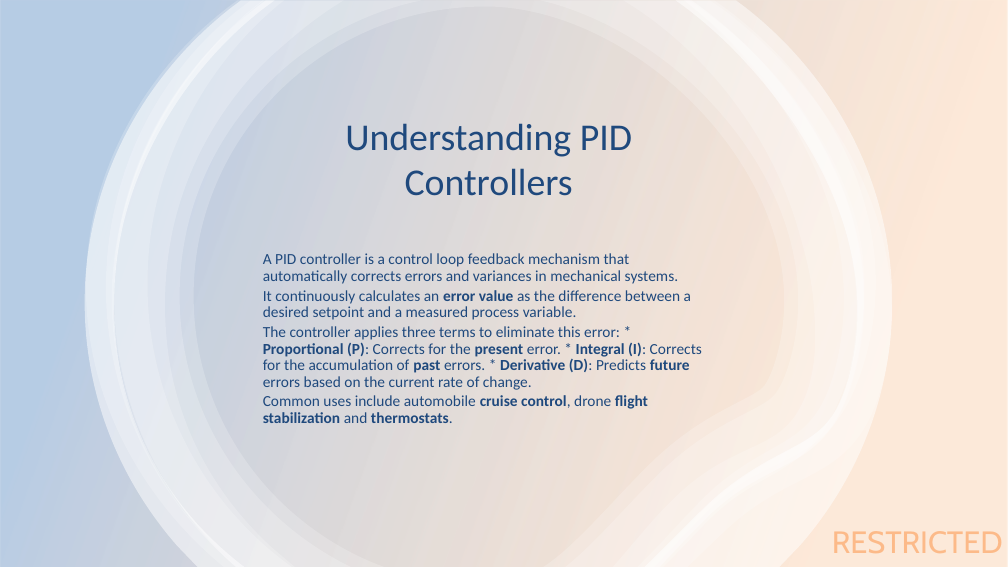
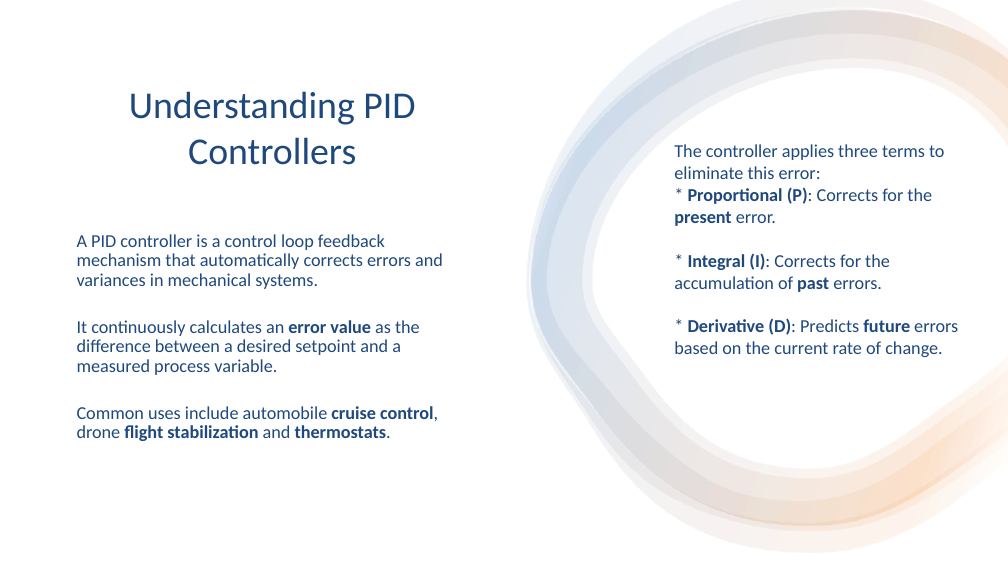
Before and after one commit to caseylmanus/workerpool, a slide deck: slide 7 of presentation.pptx. Drawn at 1008x567 pixels with LibreOffice and Linux fonts; fonts in the diff are those of the drawing. Boxes give left, top, right and bottom in pixels: in the first picture for what was removed or moved away, otherwise in the second. Text is boxed around its words. In the diff, an @@ line names an element or a change of style, - is before the commit and + after.

```diff
--- a/presentation.pptx
+++ b/presentation.pptx
@@ rectangle at (x1=0, y1=0, x2=1008, y2=566): fill gradient #F79646 to #4F81BD to #FFFFFF @@
@@ group removed at (x1=85, y1=0, x2=892, y2=566): 6 freeform shapes @@
@@ group added at (x1=526, y1=0, x2=1008, y2=552): 4 freeform shapes @@
@@ title "Understanding PID Controllers" moved from (x1=345, y1=123, x2=632, y2=196) to (x1=129, y1=91, x2=415, y2=165) @@
@@ text added at (x1=674, y1=144, x2=958, y2=357), 13 pt, text #1F497D @@
+The controller applies three terms to eliminate this error:
+* Proportional (P): Corrects for the present error.
+* Integral (I): Corrects for the accumulation of past errors.
+* Derivative (D): Predicts future errors based on the current rate of change.
@@ text "A PID controller is a ..." moved from (x1=263, y1=253, x2=702, y2=423) to (x1=77, y1=234, x2=443, y2=441) @@
@@ text "A PID controller is a ..." at (x1=77, y1=234, x2=443, y2=441): size 11 to 13 pt; vertical alignment top to middle @@
@@ text at (x1=263, y1=326, x2=702, y2=390): paragraph removed @@
-The controller applies three terms to eliminate this error: * Proportional (P): Corrects for the present error. * Integral (I): Corrects for the accumulation of past errors. * Derivative (D): Predicts future errors based on the current rate of change.
@@ text removed at (x1=832, y1=531, x2=1003, y2=553) @@
-RESTRICTED
```
Also in this commit, not shown: 15 other slides changed.
